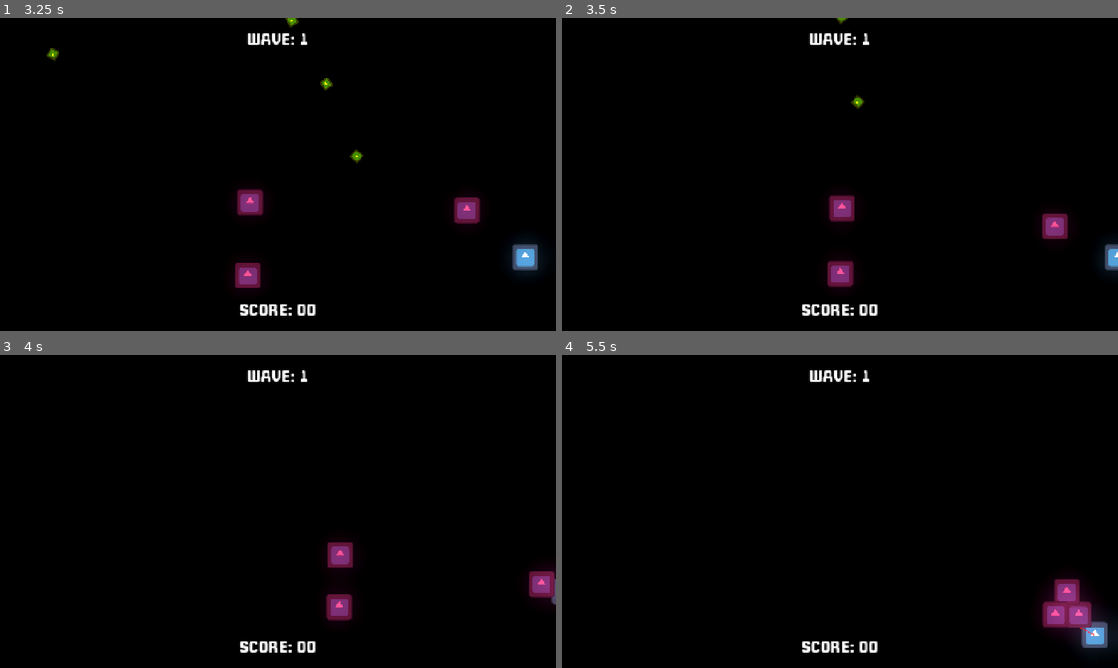
Above: before the commit, frames 1-4 (two rows, left to right).
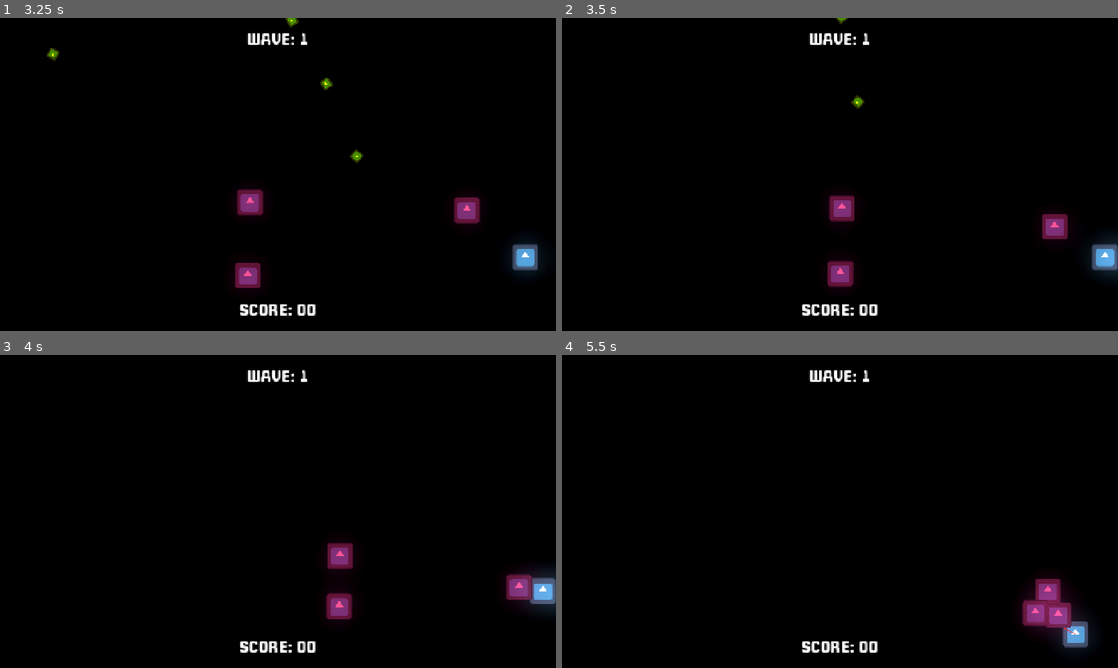
Above: after the commit, the same moments.

Repository: tarsight/01
Game: Godot game, scene res://scenes/Arena.tscn
Same seed, same stepped clock (60 frames per second), same inputs: the game is played once before the commit and once after it. The engine's default icon, where the game draws it, is replaced by a stand-in: a white triangle on a blue panel in a dark square.
Inputs (mouse positions are in pixels of both pictures, inside the frame that each line leads up to):
- Up to frame 1 (3.25 s): tap Enter at 0.5 s; move the mouse to (400, 158) at 0.52 s; hold D (moveRight) 0.53-1.28 s; tap L (fireMode) at 0.6, 2.85 s; move the mouse to (166, 190) at 1.27 s; hold S (moveDown) 1.28-2.03 s; tap W (moveTop) at 1.35 s; move the mouse to (333, 105) at 2.02 s; press the mouse at (333, 105) at 2.03 s; hold D (moveRight) from 2.03 s (still down); move the mouse to (250, 237) at 2.77 s; release the mouse at (250, 237) at 2.78 s
- Up to frame 2 (3.5 s): keep holding D (moveRight)
- Up to frame 3 (4 s): move the mouse to (444, 558) at 3.52 s; release D (moveRight) at 3.53 s; hold A (moveLeft) from 3.53 s (still down); tap W (moveTop) at 3.6 s
- Up to frame 4 (5.5 s): move the mouse to (673, 464) at 4.27 s; click (673, 464) at 4.35 s; move the mouse to (867, 511) at 5.02 s; release A (moveLeft) at 5.03 s; hold S (moveDown) from 5.03 s (still down); tap L (fireMode) at 5.1 s

Frame 1 is identical in both runs. In frame 2, 0.3% of the frame differs, in the area x 50-100%, y 60-81%; in frame 3, 1.1%; in frame 4, 2.1%, in the area x 82-100%, y 71-94%.

Commit message:
feat: screenshake e screenlimit

Diff:
--- a/project.godot
+++ b/project.godot
@@ -18,6 +18,7 @@
 [autoload]
 
 Global="*res://scripts/global.gd"
+CameraEffects="*res://scenes/CameraEffects.tscn"
 
 [display]
 
--- /dev/null
+++ b/scenes/CameraEffects.tscn
@@ -0,0 +1,9 @@
+[gd_scene load_steps=2 format=3 uid="uid://ydifeew0pxu"]
+
+[ext_resource type="Script" uid="uid://cbdgea3kfqsqt" path="res://scripts/cameraEffects.gd" id="1_5khin"]
+
+[node name="CameraEffects" type="Node2D"]
+script = ExtResource("1_5khin")
+
+[node name="Camera2D" type="Camera2D" parent="."]
+anchor_mode = 0
--- /dev/null
+++ b/scripts/cameraEffects.gd
@@ -0,0 +1,16 @@
+extends Node2D
+
+var shakeStrength := 0.0
+var shakeDecay := 5.0
+@onready var camera2d: Camera2D = $Camera2D
+
+func _process(delta: float) -> void:
+	if shakeStrength>0:
+		camera2d.offset = Vector2(randf_range(-1,1),randf_range(-1,1)) * shakeStrength
+		shakeStrength =  max(shakeStrength - shakeStrength * delta, 0)
+	else:
+		camera2d.offset = Vector2.ZERO
+
+func startShake(stregth:=3.0, decay:=5.0):
+	shakeStrength = stregth
+	shakeDecay = decay
--- a/scripts/enemy.gd
+++ b/scripts/enemy.gd
@@ -63,6 +63,9 @@
 		add_sibling(bloodInstance)
 		bloodInstance.global_position = global_position
 		bloodInstance.rotation = direction.angle() * PI
+		bloodInstance.modulate = Color.from_hsv(originalColor.h, 0.85,1.0,0.7)
+		CameraEffects.startShake(5.0)
+
 		queue_free() # trocar por object pooling, so DESTROY objeto se quando nao for mais usado
 		Global.score += scorePoints # scorePoints sera passado como param do evento, logo realmente ativa o evento e emite TODOS os eventos conectados ao socreUPdate signal
 	print("HP do inimigo:" + str(hp) + "; Dano causado: "+ str(amount))
--- a/scripts/player.gd
+++ b/scripts/player.gd
@@ -2,6 +2,9 @@
 class_name Player
 
 @onready var player_hp_bar: ProgressBar = %PlayerHPBar
+@onready var viewportSize: Vector2 = get_viewport_rect().size
+@onready var sprite2d: Sprite2D = $Sprite2D
+var spriteSize
 
 # MOVEMENT
 @export var max_speed := 300.0
@@ -35,6 +38,7 @@
 
 func _ready() -> void:
 	Global.player = self
+	spriteSize = sprite2d.get_rect().size * sprite2d.scale
 
 func _physics_process(delta: float) -> void:
 	move_input = _get_move_input()
@@ -45,6 +49,8 @@
 func _process(_delta: float) -> void:
 	if has_node("Laser"):
 		$Laser.update_laser(aim_direction)
+	global_position.x = clamp(global_position.x, spriteSize.x/4, viewportSize.x - spriteSize.x/4)
+	global_position.y = clamp(global_position.y, spriteSize.y/4, viewportSize.y - spriteSize.y/4)
 
 # INPUT
 func _get_move_input():
Not shown, added: scripts/cameraEffects.gd.uid
Not shown, changed: README.md
